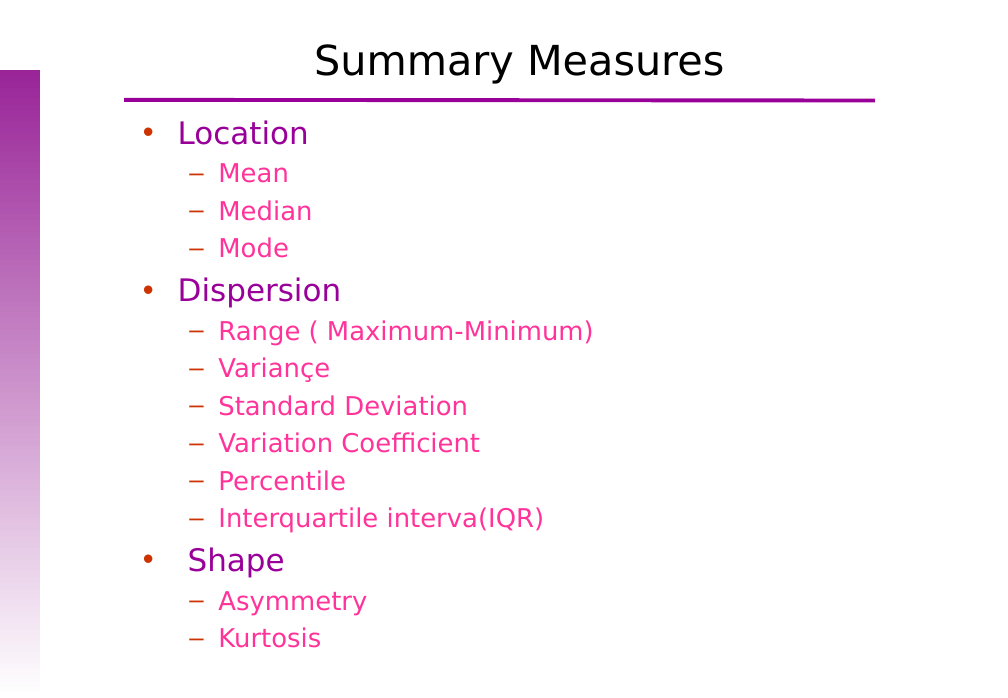
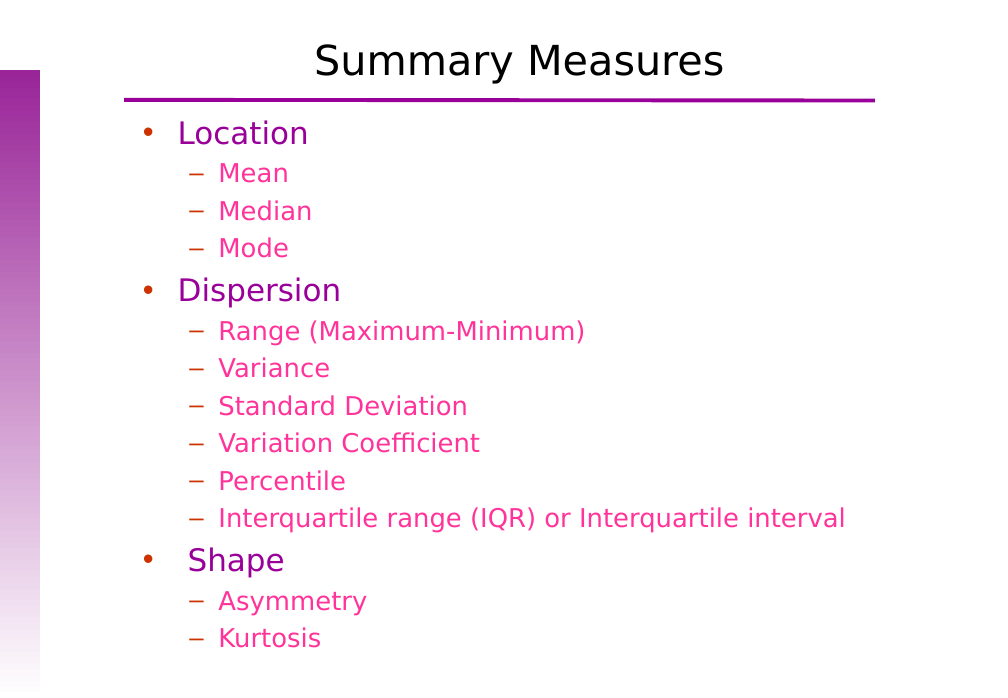
Before and after one commit to uebvhir/Course_Basic_Statistics-VHIO-2019, a slide deck: slide 13 of Sessio_2/EBB_2018_Session_2_Descriptive_analysis.ppt. Drawn at 1008x698 pixels with LibreOffice and Linux fonts; fonts in the diff are those of the drawing; background and template pictures are left out. Boxes give left, top, right and bottom in pixels: in the first picture for what was removed or moved away, otherwise in the second. Text is boxed around its words. In the diff, an @@ line names an element or a change of style, - is before the commit and + after.

```diff
--- a/Sessio_2/EBB_2018_Session_2_Descriptive_analysis.ppt
+++ b/Sessio_2/EBB_2018_Session_2_Descriptive_analysis.ppt
@@ text at (218, 320, 586, 378): text changed @@
-  – Range ( Maximum-Minimum)
-  – Variançe
+  – Range (Maximum-Minimum)
+  – Variance
@@ text at (218, 507, 846, 533): text changed @@
-  – Interquartile interva(IQR)
+  – Interquartile range (IQR) or Interquartile interval
```
Also in this commit, not shown: 21 other slides changed, 1 slide added, 1 slide removed, 1 other file.
